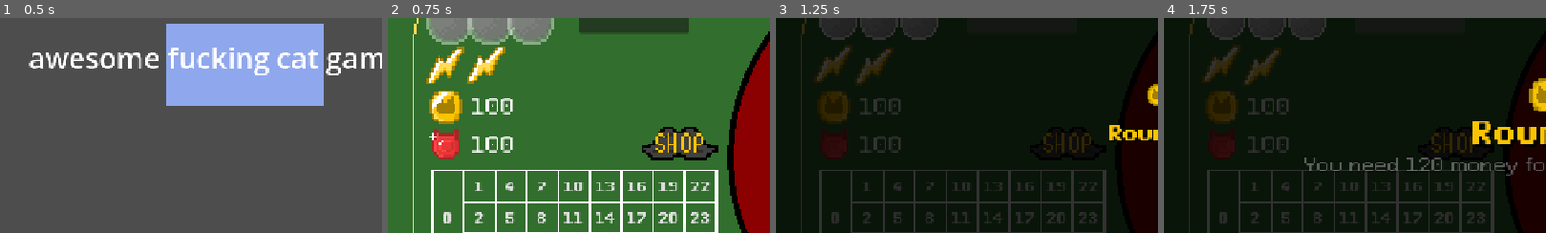
Above: before the commit, frames 1-4 (left to right).
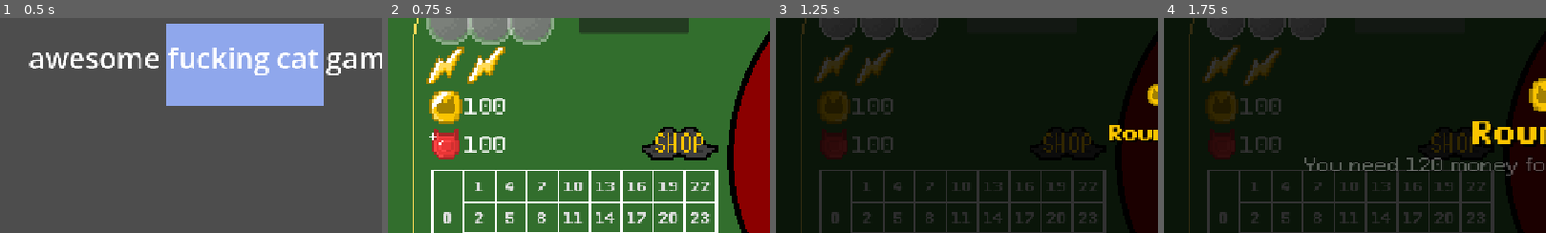
Above: after the commit, the same moments.

Repository: DuneRanger/Very-Serious-GameJam-2026
Game: Godot game, scene res://scenes/main.tscn
The game is run twice, just before and just after one commit, with the same random seed, the same clock (stepped at 60 frames per second) and the same inputs. Sound files missing from this copy of the repository are replaced by a short silence.
Inputs:
- Up to frame 1 (0.5 s): no input
- Up to frame 2 (0.75 s): click "NEW GAME" at 0.5 s
- Up to frame 3 (1.25 s): no input
- Up to frame 4 (1.75 s): click "0" at 1.25 s
The pictures show only the part of the screen within x 0-50%, y 18-68%; the shares and areas given below are measured in that part.

Frame 1 is identical in both runs. In frame 2, 1.3% of the frame differs, in the area x 20-33%, y 37-63%; in frame 3, 0.8%; in frame 4, 0.8%.

Commit message:
Made ruby&coin labels display their last changes

Diff:
--- a/scenes/game/game_manager/game_manager.gd
+++ b/scenes/game/game_manager/game_manager.gd
@@ -41,6 +41,10 @@
 
 signal signal_modify_money (amount : int)
 signal signal_modify_rubies (amount : int)
+
+signal signal_add_money(amount : int)
+signal signal_add_rubies(amount : int)
+
 signal signal_state_change (amount : int)
 signal signal_send_error_message(message : String)
 
@@ -67,12 +71,13 @@
 	GameManagerGlobal.modify_spins_left(3)
 	mr_cat_swag = false
 	GameManagerGlobal.modify_game_state(GameEnums.game_states.BET_PHASE)
-	signal_game_start.emit()
 
 	shop_max_spin_change = false
 	shop_left_spin_change = false
 	shop_max_boost_change = false
 	shop_left_boost_change = false
+
+	signal_game_start.emit()
 
 signal signal_round_start
 
@@ -130,12 +135,20 @@
 	signal_state_change.emit()
 
 func modify_money (amount : int):
-	money += amount
+	money = amount
 	signal_modify_money.emit()
 
 func modify_rubies (amount : int):
+	rubies = amount
+	signal_modify_rubies.emit()
+
+func add_money (amount : int):
+	money += amount
+	signal_add_money.emit(amount)
+
+func add_rubies (amount : int):
 	rubies += amount
-	signal_modify_rubies.emit()
+	signal_add_rubies.emit(amount)
 
 func check_shop_change():
 	if shop_max_spin_change:
--- a/scenes/game/game_scene/betting_system/betting_system.gd
+++ b/scenes/game/game_scene/betting_system/betting_system.gd
@@ -196,7 +196,7 @@
 	GameManagerGlobal.bets[b_id] = new_bet_amount
 
 	var bet_difference = old_bet_amount - new_bet_amount
-	GameManagerGlobal.modify_money(bet_difference)
+	GameManagerGlobal.add_money(bet_difference)
 
 	var l = get_label(b)
 
--- a/scenes/game/game_scene/game_scene.gd
+++ b/scenes/game/game_scene/game_scene.gd
@@ -8,8 +8,11 @@
 	round_start()
 	GameManagerGlobal.signal_send_error_message.connect(_on_send_error_message)
 	GameManagerGlobal.signal_state_change.connect(_on_new_state)
-	GameManagerGlobal.signal_modify_money.connect(edit_money)
-	GameManagerGlobal.signal_modify_rubies.connect(edit_rubies)
+
+	GameManagerGlobal.signal_modify_money.connect(modify_money)
+	GameManagerGlobal.signal_modify_rubies.connect(modify_rubies)
+	GameManagerGlobal.signal_add_money.connect(add_money)
+	GameManagerGlobal.signal_add_rubies.connect(add_rubies)
 
 func _process(_delta: float) -> void:
 	if Input.is_action_just_pressed("stop_roullete"):
@@ -108,11 +111,19 @@
 	$HUD/ErrorMessage.put_content(message)
 	$HUD/ErrorMessage.restart_anim()
 
-func edit_money():
-	$HUD/CoinLabel/Label.text = str(GameManagerGlobal.money)
+func modify_money():
+	$HUD/CoinLabel.set_value(GameManagerGlobal.money)
 
-func edit_rubies():
-	$HUD/RubyLabel/Label.text = str(GameManagerGlobal.rubies)
+func modify_rubies():
+	$HUD/RubyLabel.set_value(GameManagerGlobal.rubies)
+
+func add_money(amount : int):
+	$HUD/CoinLabel.set_value(GameManagerGlobal.money)
+	$HUD/CoinLabel.set_diff(amount)
+
+func add_rubies(amount : int):
+	$HUD/RubyLabel.set_value(GameManagerGlobal.rubies)
+	$HUD/RubyLabel.set_diff(amount)
 
 func _on_new_state():
 	print("Current state " + GameEnums.game_state_str(GameManagerGlobal.game_state))
@@ -133,6 +144,7 @@
 			#$Table/Roulette.spin_roulette()
 			#GameManagerGlobal.game_state = GameEnums.game_states.SPIN_PHASE
 		GameEnums.game_states.BET_PHASE:
+			print("\n\n\n\n\n\n\n\n\n")
 			$Table/Roulette.stop_roulette()
 			var money_won = get_full_bet_win()
 			#play SFX
@@ -141,7 +153,8 @@
 			else:
 				SfxManager.play_SFX("res://assets/SFX/accept_profit.ogg")
 			$Table/BettingSystem.clear_bets()
-			GameManagerGlobal.modify_money(money_won)
+			if GameManagerGlobal.spins_left != GameManagerGlobal.spin_count:
+				GameManagerGlobal.add_money(money_won)
 		_:
 			pass
 
@@ -151,8 +164,6 @@
 	GameManagerGlobal.signal_round_start.emit()
 	$HUD/SpinSymbolContainer.refill_spins()
 	$HUD/BoostSymbolContainer.refill_boosts()
-
-
 
 func pick_quota_message():
 	var previous_quota_msg = GameManagerGlobal.current_quota_message
--- a/scenes/game/game_scene/hud/game_scene_hud.tscn
+++ b/scenes/game/game_scene/hud/game_scene_hud.tscn
@@ -1,14 +1,14 @@
 [gd_scene format=3 uid="uid://cqwd5xducgdsl"]
 
 [ext_resource type="PackedScene" uid="uid://dcu31p6twmdit" path="res://scenes/game/utils/ErrorMessage.tscn" id="1_8fe00"]
-[ext_resource type="PackedScene" uid="uid://cxo23rckbhjbo" path="res://scenes/game/UI_elements/AwesomeLabel.tscn" id="2_qkhxd"]
+[ext_resource type="PackedScene" uid="uid://cxo23rckbhjbo" path="res://scenes/game/ui_elements/AwesomeLabel.tscn" id="2_qkhxd"]
 [ext_resource type="PackedScene" uid="uid://b8s6w1lbfa62g" path="res://scenes/game/UI_elements/animated_sprites/money_animated_sprite.tscn" id="3_0qbnv"]
 [ext_resource type="Script" uid="uid://yvvimemjf8nl" path="res://scenes/game/game_scene/hud/boost_symbol_container.gd" id="5_0qbnv"]
 [ext_resource type="PackedScene" uid="uid://djtfrov4iqbnm" path="res://scenes/game/UI_elements/animated_sprites/ruby_animated_sprite.tscn" id="5_3l4lp"]
 [ext_resource type="Script" uid="uid://co80ugwq1sply" path="res://scenes/game/game_scene/hud/spin_symbol_container.gd" id="6_3l4lp"]
 [ext_resource type="Texture2D" uid="uid://8mirpd64vb34" path="res://assets/textures/UI/ShopButton1.png" id="7_f4el6"]
 [ext_resource type="Script" uid="uid://dotgt4vplgp3m" path="res://scenes/game/game_scene/hud/shop_button.gd" id="7_sbgnr"]
-[ext_resource type="PackedScene" uid="uid://5vg4c83ob4lc" path="res://scenes/game/UI_elements/menu_button.tscn" id="8_hwqol"]
+[ext_resource type="PackedScene" uid="uid://5vg4c83ob4lc" path="res://scenes/game/ui_elements/menu_button.tscn" id="8_hwqol"]
 [ext_resource type="Texture2D" uid="uid://cspmm8d23xl02" path="res://assets/textures/UI/ShopButtonClick.png" id="8_la7ma"]
 [ext_resource type="Texture2D" uid="uid://d3wtdve7esxcb" path="res://assets/textures/UI/ShopButtonHover.png" id="9_vy1w6"]
 [ext_resource type="Script" uid="uid://ecrf73k4pky8" path="res://scenes/game/game_scene/hud/quota_label.gd" id="13_vy1w6"]
--- a/scenes/game/game_scene/hud/spin_button.gd
+++ b/scenes/game/game_scene/hud/spin_button.gd
@@ -2,6 +2,7 @@
 
 func _ready() -> void:
 	GameManagerGlobal.signal_state_change.connect(check_state_validity)
+	GameManagerGlobal.signal_add_money.connect(check_bet_validity)
 	GameManagerGlobal.signal_modify_money.connect(check_bet_validity)
 	pass
 
@@ -9,10 +10,12 @@
 	if GameManagerGlobal.game_state == GameEnums.game_states.BET_PHASE:
 		visible = true
 
-func check_bet_validity() -> void:
+func check_bet_validity(_arg = 0) -> void:
+	print("Checking validity")
 	for bet_idx in GameManagerGlobal.bets:
 		if GameManagerGlobal.bets[bet_idx] > 0:
 			disabled = false
+			text = "SPIN!"
 			return
 	disabled = true
 	text = "Place\n a bet!"
--- a/scenes/game/shop_scene/shop_scene.gd
+++ b/scenes/game/shop_scene/shop_scene.gd
@@ -25,7 +25,8 @@
 func _ready() -> void:
 	refresh_shop()
 	$DescriptionLabel.visible = false
-	GameManagerGlobal.signal_modify_rubies.connect(edit_rubies)
+	GameManagerGlobal.signal_modify_rubies.connect(modify_rubies)
+	GameManagerGlobal.signal_add_rubies.connect(add_rubies)
 	GameManagerGlobal.signal_buy_item.connect(_on_buy_item)
 	GameManagerGlobal.signal_shop_start_hover.connect(_on_focus_entered)
 	GameManagerGlobal.signal_shop_stop_hover.connect(_on_focus_exited)
@@ -85,7 +86,8 @@
 	if GameManagerGlobal.rubies >= cost:
 		item.inner_item_apply_effect()
 		offered_items[item_id].remove_offer()
-		GameManagerGlobal.modify_rubies(-cost)
+		GameManagerGlobal.add_rubies(-cost)
+		print("Removing %d from rubies" %-(cost))
 		$MrCat.play_money_anim()
 		$DescriptionLabel.text = ""
 		$DescriptionLabel.visible = false
@@ -105,5 +107,12 @@
 	$DescriptionLabel.text = ""
 	$DescriptionLabel.visible = false
 
-func edit_rubies():
-	$RubyLabel/Label.text = str(GameManagerGlobal.rubies)
+
+func modify_rubies():
+	$RubyLabel.set_value(GameManagerGlobal.rubies)
+
+func add_rubies(amount : int):
+	print("I am in add rubies, amount: ", amount)
+	print("Count on gmm: ", GameManagerGlobal.rubies)
+	modify_rubies()
+	$RubyLabel.set_diff(amount)
--- a/scenes/game/shop_scene/shop_scene.tscn
+++ b/scenes/game/shop_scene/shop_scene.tscn
@@ -5,10 +5,10 @@
 [ext_resource type="PackedScene" uid="uid://c1fkvqvg8nvi6" path="res://scenes/game/shop_scene/offered_item.tscn" id="2_dh51g"]
 [ext_resource type="Texture2D" uid="uid://bcsc264rw85de" path="res://assets/textures/ShopBackgroundBlurred.png" id="2_i1bid"]
 [ext_resource type="Script" uid="uid://b0m5epq34gfw5" path="res://scenes/game/shop_scene/game_button.gd" id="3_8ksok"]
-[ext_resource type="PackedScene" uid="uid://5vg4c83ob4lc" path="res://scenes/game/UI_elements/menu_button.tscn" id="4_o1uo5"]
+[ext_resource type="PackedScene" uid="uid://5vg4c83ob4lc" path="res://scenes/game/ui_elements/menu_button.tscn" id="4_o1uo5"]
 [ext_resource type="FontFile" uid="uid://btfhjobeerona" path="res://assets/fonts/PixeloidSans.otf" id="7_wb2ns"]
 [ext_resource type="PackedScene" uid="uid://djtfrov4iqbnm" path="res://scenes/game/UI_elements/animated_sprites/ruby_animated_sprite.tscn" id="8_qmg6l"]
-[ext_resource type="PackedScene" uid="uid://cxo23rckbhjbo" path="res://scenes/game/UI_elements/AwesomeLabel.tscn" id="9_nndy6"]
+[ext_resource type="PackedScene" uid="uid://cxo23rckbhjbo" path="res://scenes/game/ui_elements/AwesomeLabel.tscn" id="9_nndy6"]
 
 [sub_resource type="StyleBoxFlat" id="StyleBoxFlat_dh51g"]
 content_margin_left = 10.0
@@ -91,7 +91,7 @@
 position = Vector2(-592, 272)
 
 [node name="RubyLabel" parent="." unique_id=1310137312 instance=ExtResource("9_nndy6")]
-position = Vector2(-560, 240)
+position = Vector2(-552, 240)
 
 [connection signal="button_down" from="GameButton" to="MrCat" method="_on_game_button_button_down"]
 [connection signal="button_down" from="FuckingAwesomeRefreshButton" to="." method="_on_fucking_awesome_refresh_button_button_down"]
--- a/scenes/game/ui_elements/AwesomeLabel.tscn
+++ b/scenes/game/ui_elements/AwesomeLabel.tscn
@@ -1,14 +1,27 @@
 [gd_scene format=3 uid="uid://cxo23rckbhjbo"]
 
+[ext_resource type="Script" uid="uid://dqekamo0autp" path="res://scenes/game/ui_elements/awesome_label.gd" id="1_mvonj"]
 [ext_resource type="FontFile" uid="uid://btfhjobeerona" path="res://assets/fonts/PixeloidSans.otf" id="1_myjds"]
 
 [node name="AwesomeLabel" type="Node2D" unique_id=1310137312]
+script = ExtResource("1_mvonj")
 
-[node name="Label" type="Label" parent="." unique_id=813108581]
-offset_left = 12.0
-offset_right = 332.0
+[node name="HBoxContainer" type="HBoxContainer" parent="." unique_id=514544585]
+offset_right = 608.0
 offset_bottom = 64.0
+
+[node name="ValueLabel" type="Label" parent="HBoxContainer" unique_id=813108581]
+layout_mode = 2
 theme_override_fonts/font = ExtResource("1_myjds")
 theme_override_font_sizes/font_size = 36
 text = "HELLO PLEASE"
 vertical_alignment = 1
+
+[node name="IncreaseLabel" type="Label" parent="HBoxContainer" unique_id=1092501174]
+layout_mode = 2
+theme_override_fonts/font = ExtResource("1_myjds")
+theme_override_font_sizes/font_size = 24
+
+[node name="Timer" type="Timer" parent="." unique_id=1023751284]
+
+[connection signal="timeout" from="Timer" to="." method="_on_timer_timeout"]
--- /dev/null
+++ b/scenes/game/ui_elements/awesome_label.gd
@@ -0,0 +1,30 @@
+extends Node2D
+
+var saved_amount
+
+func _ready() -> void:
+	saved_amount = 0
+
+func set_value (amount : int):
+	print("Moving from: ", str(saved_amount), " to: ", str(amount))
+	saved_amount = amount
+	$HBoxContainer/ValueLabel.text = str(saved_amount)
+
+func set_diff (amount : int):
+	var text : String
+	if amount < 0:
+		$HBoxContainer/IncreaseLabel.text = " - %d" %abs(amount)
+		$HBoxContainer/IncreaseLabel.add_theme_color_override("font_color", Color.RED)
+	elif amount > 0:
+		$HBoxContainer/IncreaseLabel.text = " + %d" %amount
+		$HBoxContainer/IncreaseLabel.add_theme_color_override("font_color", Color.GREEN)
+	$HBoxContainer/IncreaseLabel.visible = true
+	$Timer.start()
+	if amount == 0:
+		_on_timer_timeout()
+
+
+
+func _on_timer_timeout() -> void:
+	$HBoxContainer/IncreaseLabel.visible = false
+	$Timer.stop()
--- a/scenes/main.gd
+++ b/scenes/main.gd
@@ -63,6 +63,7 @@
 				new_game()
 			reparent_scenes(game_scene)
 			GameManagerGlobal.check_shop_change()
+			GameManagerGlobal.add_rubies(0)
 		GameEnums.switching_scenes.SHOP_SCENE:
 			reparent_scenes(shop_scene)
 		GameEnums.switching_scenes.MAIN_MENU_SCENE:
Not shown, added: scenes/game/ui_elements/awesome_label.gd.uid
